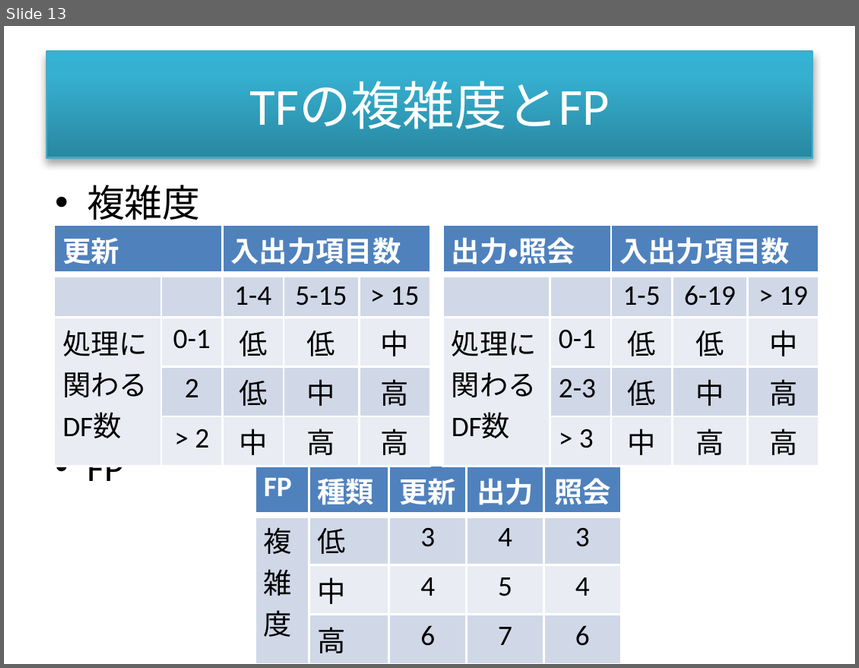
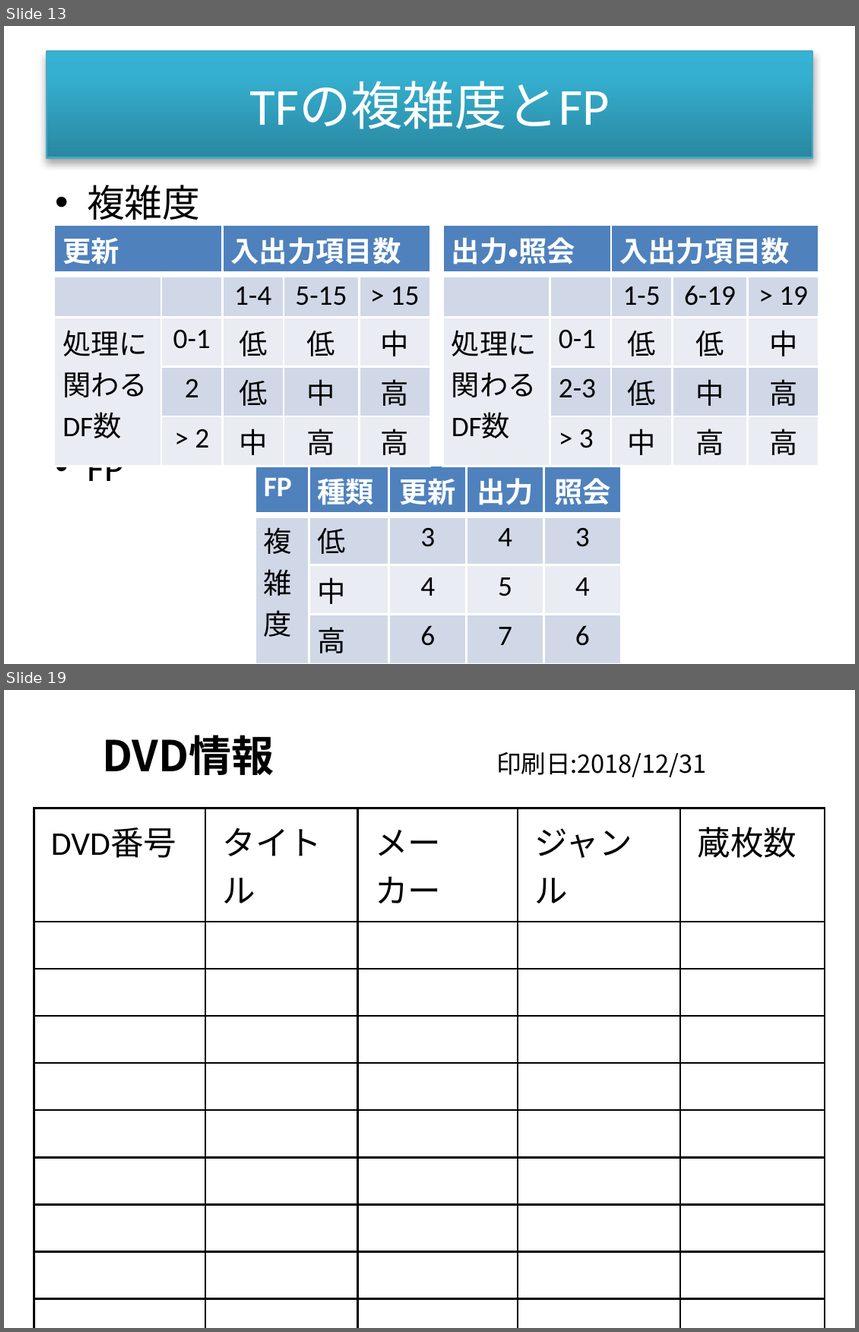
Before and after one commit to yamogeyamoge/Ftool, a slide deck: 教育ツール画像.pptx. Shown one above the other, each under a label of ours: slide 13 before the commit, slides 13 and 19 after it; the slides between them are not shown. The pictures are 859x668 and 859x1332 pixels, drawn with LibreOffice and Linux fonts; fonts in the diff are those of the drawing. Boxes give left, top, right and bottom in pixels: in the first picture for what was removed or moved away, otherwise in the second. Text is boxed around its words. In the diff, an @@ line names an element or a change of style, - is before the commit and + after.

```diff
--- a/教育ツール画像.pptx
+++ b/教育ツール画像.pptx
@@ slide 19 added at (4,690,855,1328), background #FFFFFF @@
@@ text added at (102,735,274,775), 18 pt, text #000000, bold @@
+DVD情報
@@ text added at (496,752,706,777), 10.5 pt, text #000000 @@
+印刷日:2018/12/31
@@ table added at (34,808,828,1286), 10 rows, 5 columns @@
+DVD番号 | タイトル | メーカー | ジャンル | 蔵枚数
+ |  |  |  | 
+ |  |  |  | 
+ |  |  |  | 
+ |  |  |  | 
+ |  |  |  | 
+ |  |  |  | 
+ |  |  |  | 
+ |  |  |  | 
+ |  |  |  | 
```
Also in this commit, not shown: 6 other slides added, 15 other files.
